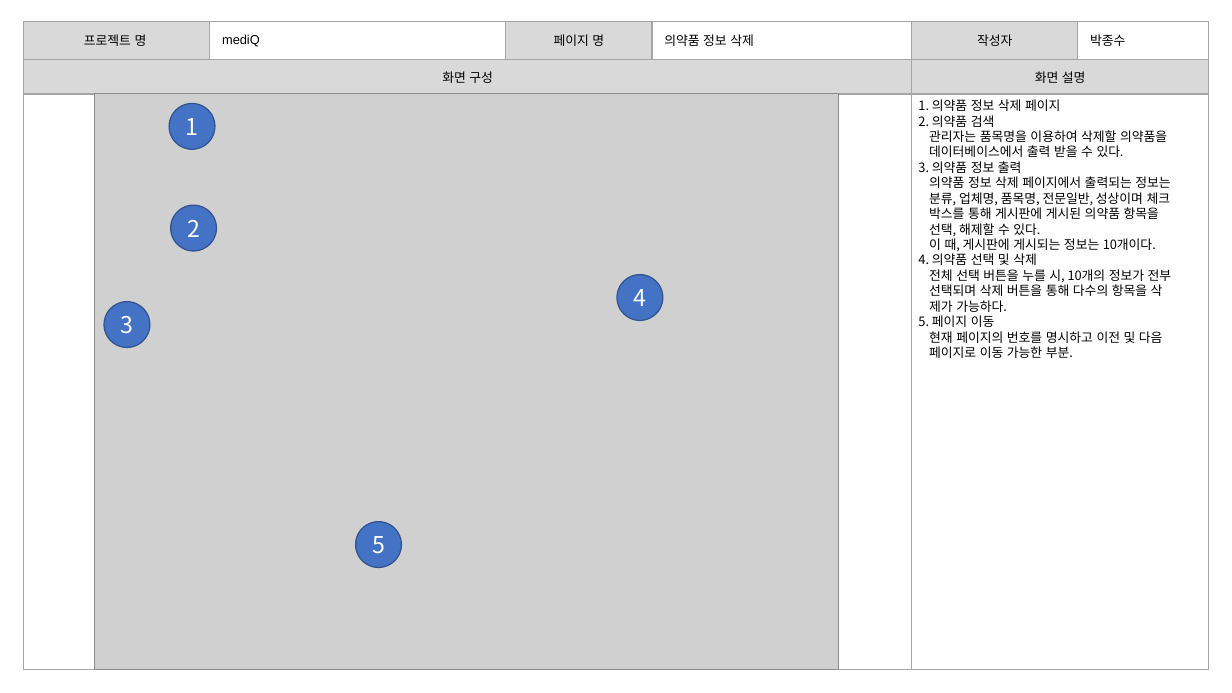
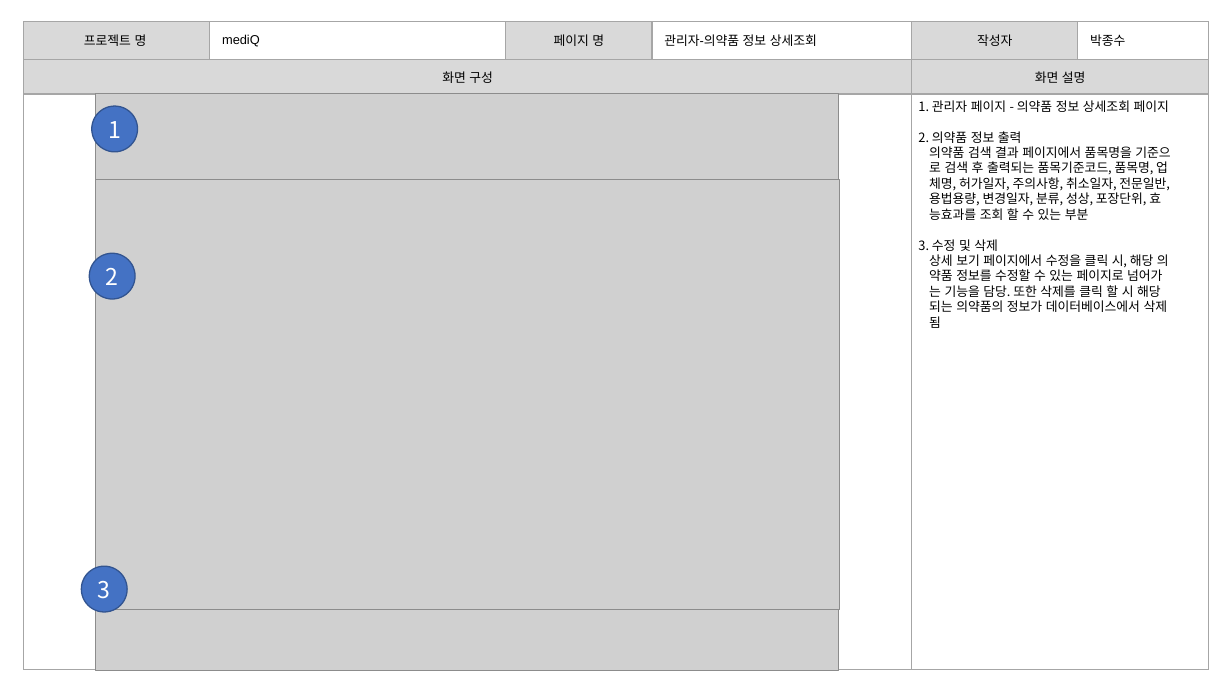
Before and after one commit to burnyst/mediQ, a slide deck: slide 43 of doc/0빅데이터분석프로젝트(공용)/[06] 스토리보드.pptx (slide 44 before the commit). Drawn at 1232x693 pixels with LibreOffice and Linux fonts; fonts in the diff are those of the drawing; grey boxes stand for pictures. Boxes give left, top, right and bottom in pixels: in the first picture for what was removed or moved away, otherwise in the second. Text is boxed around its words. In the diff, an @@ line names an element or a change of style, - is before the commit and + after.

Commit message:
박종수 파트  수정본입니다

```diff
--- a/doc/0빅데이터분석프로젝트(공용)/[06] 스토리보드.pptx
+++ b/doc/0빅데이터분석프로젝트(공용)/[06] 스토리보드.pptx
@@ table at box(24, 21, 1209, 87) @@
-row 1, column 4: 의약품 정보 삭제
+row 1, column 4: 관리자-의약품 정보 상세조회
@@ ellipse "1": place and size @@
-ellipse "1" at box(169, 104, 215, 150)
+ellipse "1" at box(91, 106, 138, 152)
@@ text at box(918, 100, 1170, 328): text changed @@
-1. 의약품 정보 삭제 페이지
-2. 의약품 검색
-관리자는 품목명을 이용하여 삭제할 의약품을
-데이터베이스에서 출력 받을 수 있다.
-3. 의약품 정보 출력
-의약품 정보 삭제 페이지에서 출력되는 정보는
-분류, 업체명, 품목명, 전문일반, 성상이며 체크
-박스를 통해 게시판에 게시된 의약품 항목을
-선택, 해제할 수 있다.
-이 때, 게시판에 게시되는 정보는 10개이다.
-4. 의약품 선택 및 삭제
-전체 선택 버튼을 누를 시, 10개의 정보가 전부
-선택되며 삭제 버튼을 통해 다수의 항목을 삭
-제가 가능하다.
-5. 페이지 이동
-현재 페이지의 번호를 명시하고 이전 및 다음
-페이지로 이동 가능한 부분.
+1. 관리자 페이지 - 의약품 정보 상세조회 페이지
+2. 의약품 정보 출력
+의약품 검색 결과 페이지에서 품목명을 기준으
+로 검색 후 출력되는 품목기준코드, 품목명, 업
+체명, 허가일자, 주의사항, 취소일자, 전문일반,
+용법용량, 변경일자, 분류, 성상, 포장단위, 효
+능효과를 조회 할 수 있는 부분
+3. 수정 및 삭제
+상세 보기 페이지에서 수정을 클릭 시, 해당 의
+약품 정보를 수정할 수 있는 페이지로 넘어가
+는 기능을 담당. 또한 삭제를 클릭 할 시 해당
+되는 의약품의 정보가 데이터베이스에서 삭제
+됨
@@ picture added at box(96, 180, 836, 607) @@
@@ picture added at box(96, 180, 840, 610) @@
@@ ellipse "2": place and size @@
-ellipse "2" at box(171, 205, 217, 251)
+ellipse "2" at box(90, 253, 136, 299)
@@ ellipse removed at box(617, 274, 664, 321) @@
-4
@@ ellipse removed at box(356, 522, 402, 568) @@
-5
@@ ellipse "3": place and size @@
-ellipse "3" at box(104, 301, 151, 348)
+ellipse "3" at box(81, 567, 128, 613)
```
Also in this commit, not shown: 4 other slides changed.
